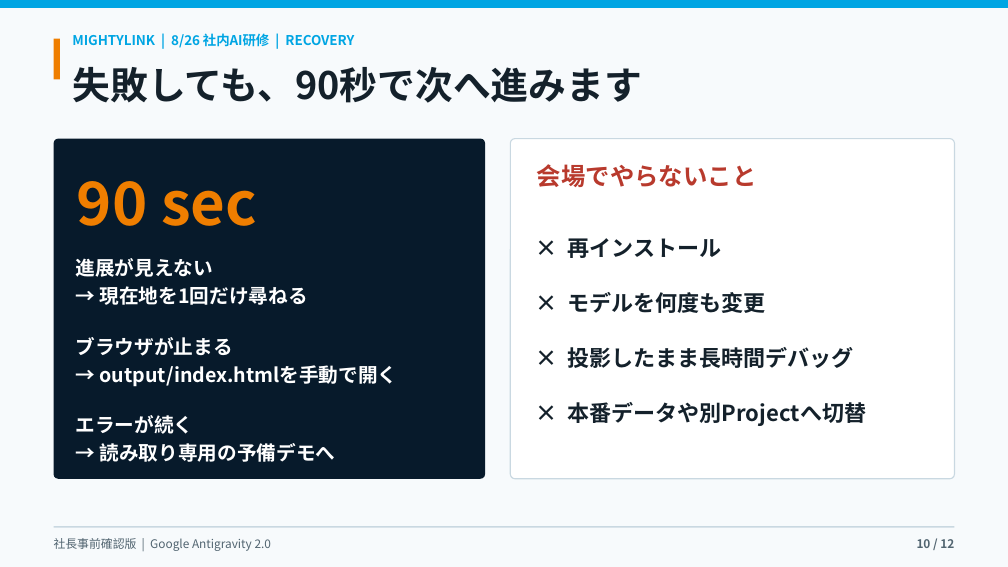
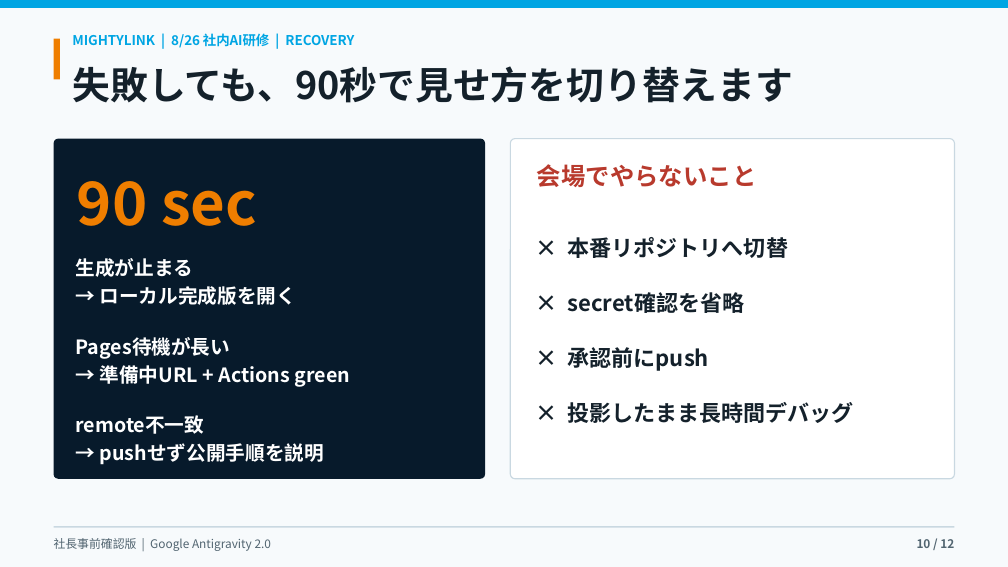
Before and after one commit to kanta13jp1/mighty-link-ai-connect, a slide deck: slide 10 of exports/knowledge_flow/mighty_skill_bridge_antigravity_user_guide_2026.pptx. Drawn at 1008x567 pixels with LibreOffice and Linux fonts; fonts in the diff are those of the drawing. Boxes give left, top, right and bottom in pixels: in the first picture for what was removed or moved away, otherwise in the second. Text is boxed around its words. In the diff, an @@ line names an element or a change of style, - is before the commit and + after.

```diff
--- a/exports/knowledge_flow/mighty_skill_bridge_antigravity_user_guide_2026.pptx
+++ b/exports/knowledge_flow/mighty_skill_bridge_antigravity_user_guide_2026.pptx
@@ text at bbox=[72, 66, 793, 103]: text changed @@
-失敗しても、90秒で次へ進みます
+失敗しても、90秒で見せ方を切り替えます
@@ text at bbox=[568, 237, 789, 371]: text changed @@
-× 再インストール
-× モデルを何度も変更
+× 本番リポジトリへ切替
+× secret確認を省略
+× 承認前にpush
@@ text at bbox=[76, 258, 350, 465]: text changed @@
-進展が見えない
-→ 現在地を1回だけ尋ねる
-ブラウザが止まる
-→ output/index.htmlを手動で開く
-エラーが続く
-→ 読み取り専用の予備デモへ
+生成が止まる
+→ ローカル完成版を開く
+Pages待機が長い
+→ 準備中URL + Actions green
+remote不一致
+→ pushせず公開手順を説明
@@ text at bbox=[568, 402, 867, 426]: paragraph removed @@
-× 本番データや別Projectへ切替
```
Also in this commit, not shown: 11 other slides changed, 25 other files.
